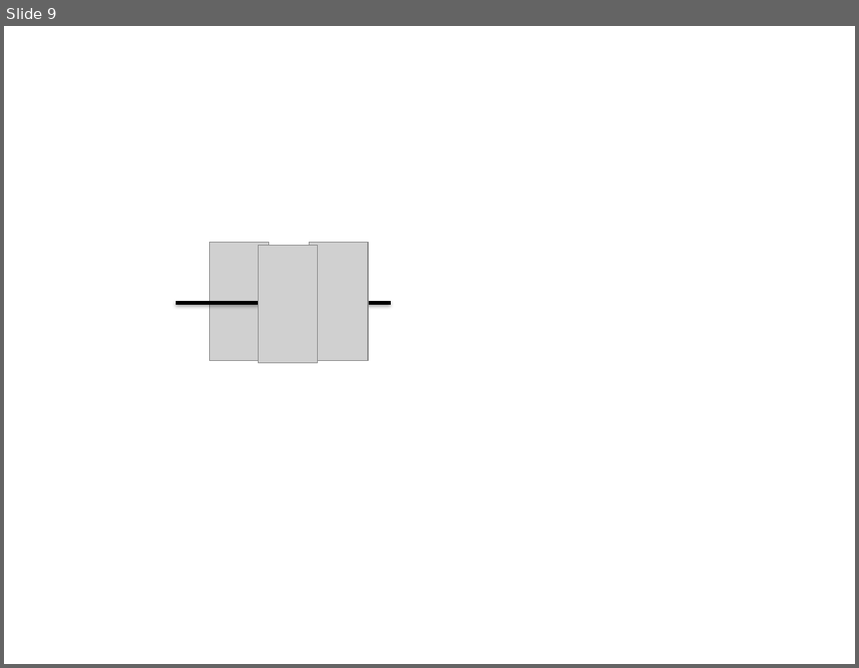
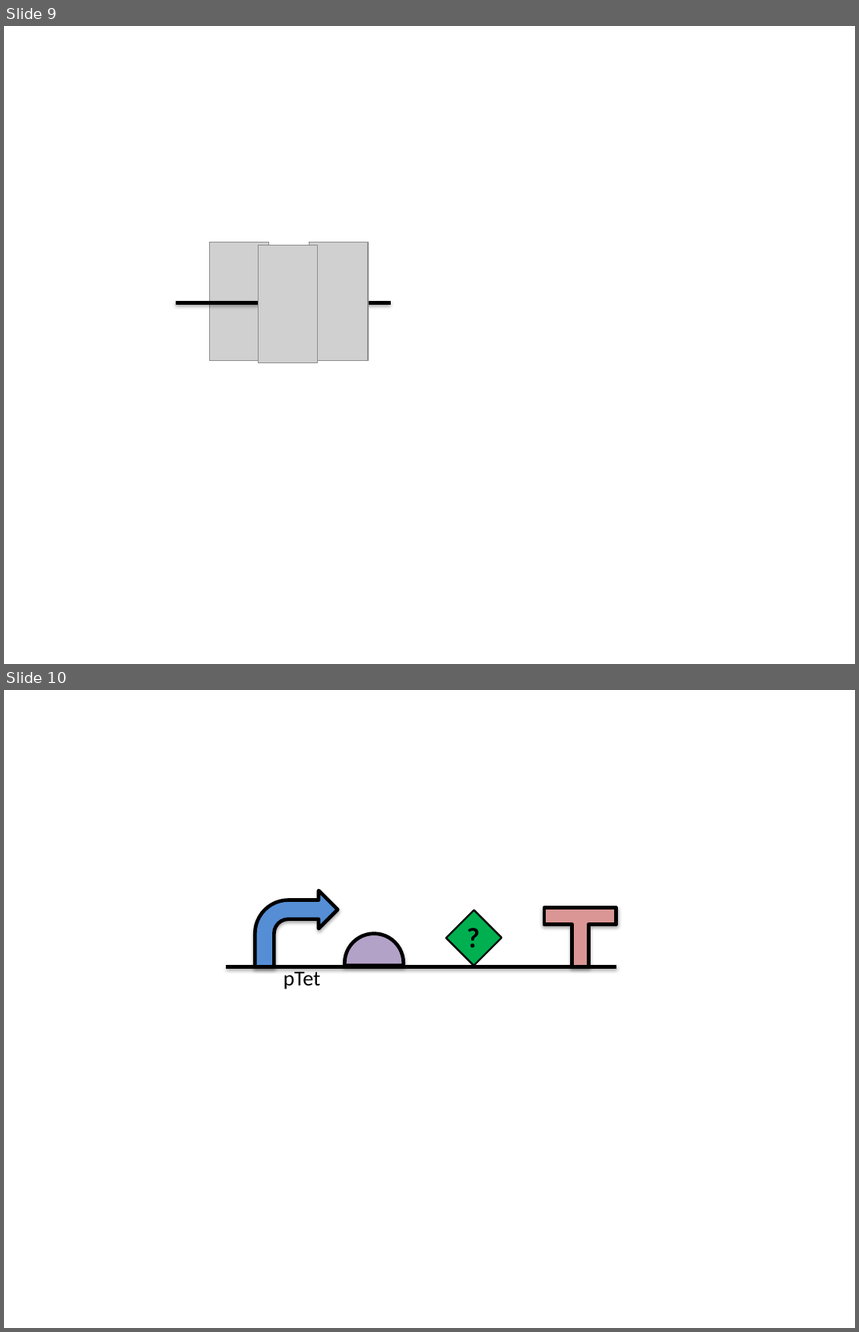
Before and after one commit to SynBioDex/SBOL-visual, a slide deck: specification/imgsrc/examples.pptx. Shown one above the other, each under a label of ours: slide 9 before the commit, slides 9 and 10 after it. The pictures are 859x668 and 859x1332 pixels, drawn with LibreOffice and Linux fonts; fonts in the diff are those of the drawing; grey boxes stand for pictures. Boxes give left, top, right and bottom in pixels: in the first picture for what was removed or moved away, otherwise in the second. Text is boxed around its words. In the diff, an @@ line names an element or a change of style, - is before the commit and + after.

```diff
--- a/specification/imgsrc/examples.pptx
+++ b/specification/imgsrc/examples.pptx
@@ slide 10 added at [4,690,855,1328], background #FFFFFF @@
@@ bent arrow added at [255,891,338,967], fill #558ED5, outline #000000 3 pt @@
@@ rectangle added at [446,910,502,965], fill #00B050, outline #000000 1.5 pt @@
@@ text added at [458,916,489,958], 24 pt, text #000000, bold @@
+?
@@ left right up arrow added at [544,908,617,967], fill #D99694, outline #000000 3 pt @@
@@ chord (boxed as its full ellipse) added at [344,933,403,992], fill #B3A2C7, outline #000000 3 pt @@
@@ line added from (226, 967) to (616, 967), #000000 3 pt @@
@@ text added at [284,968,321,989], 18 pt, text #000000 @@
+pTet
```
Also in this commit, not shown: 1 slide changed, 5 other files.
